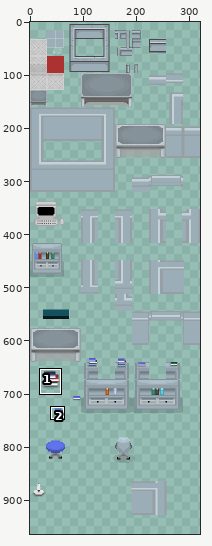
Sprite sheet -- assets/labTileset.png. Above: a wide view before the commit, with the close-up outlined.
Close-up. Old version:
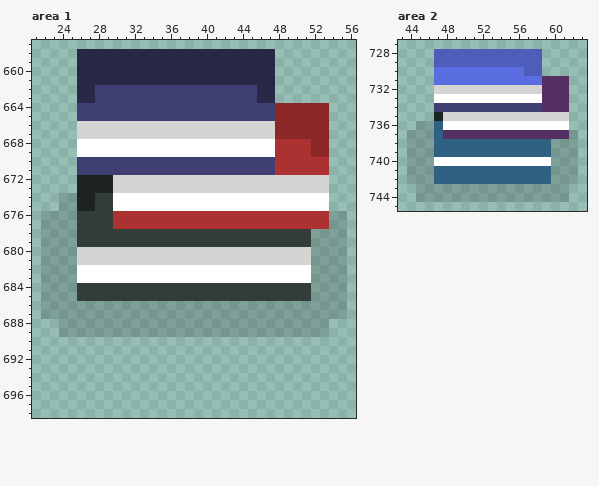
The file is 320x2000 pixels. Pixels under 10% opacity are left out. Colours within 5 levels of each other are drawn and written as one. Shown: area 1: x 21..56, y 657..698; area 2: x 43..63, y 727..745. The wide view leaves out empty margins. The commit also changed other parts of the picture, which this record leaves out.
After:
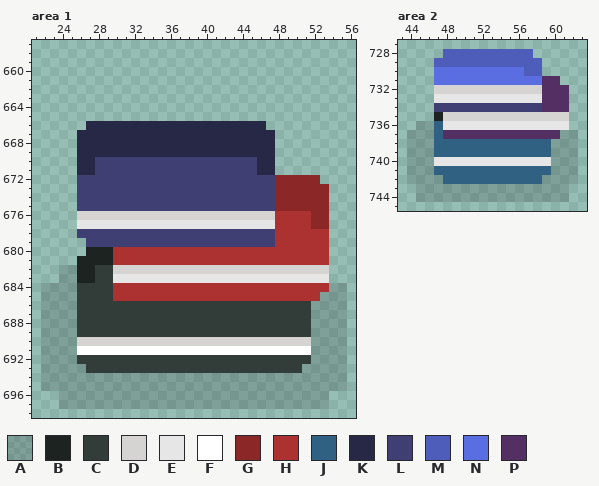
Palette (. is transparent): A #00000028  B #1d2321  C #323c39  D #d6d3d3  E #e6e6e6  F #ffffff  G #8b2727  H #ac3232  J #306082  K #272746  L #3f3f74  M #4e5db9  N #5b6ee1  P #542f63
Edits made:
--- area 1
@@ x 21..56 @@
 657 ....................................
-658 .....KKKKKKKKKKKKKKKKKKKKKK.........
-659 .....KKKKKKKKKKKKKKKKKKKKKK.........
-660 .....KKKKKKKKKKKKKKKKKKKKKK.........
-661 .....KKKKKKKKKKKKKKKKKKKKKK.........
-662 .....KKLLLLLLLLLLLLLLLLLLKK.........
-663 .....KKLLLLLLLLLLLLLLLLLLKK.........
-664 .....LLLLLLLLLLLLLLLLLLLLLLGGGGGG...
-665 .....LLLLLLLLLLLLLLLLLLLLLLGGGGGG...
-666 .....DDDDDDDDDDDDDDDDDDDDDDGGGGGG...
-667 .....DDDDDDDDDDDDDDDDDDDDDDGGGGGG...
-668 .....FFFFFFFFFFFFFFFFFFFFFFHHHHGG...
-669 .....FFFFFFFFFFFFFFFFFFFFFFHHHHGG...
-670 .....LLLLLLLLLLLLLLLLLLLLLLHHHHHH...
-671 .....LLLLLLLLLLLLLLLLLLLLLLHHHHHH...
-672 .....BBBBDDDDDDDDDDDDDDDDDDDDDDDD...
-673 .....BBBBDDDDDDDDDDDDDDDDDDDDDDDD...
-674 ...AABBCCFFFFFFFFFFFFFFFFFFFFFFFF...
-675 ...AABBCCFFFFFFFFFFFFFFFFFFFFFFFF...
-676 .AAAACCCCHHHHHHHHHHHHHHHHHHHHHHHHAA.
-677 .AAAACCCCHHHHHHHHHHHHHHHHHHHHHHHHAA.
-678 .AAAACCCCCCCCCCCCCCCCCCCCCCCCCCAAAA.
-679 .AAAACCCCCCCCCCCCCCCCCCCCCCCCCCAAAA.
-680 .AAAADDDDDDDDDDDDDDDDDDDDDDDDDDAAAA.
-681 .AAAADDDDDDDDDDDDDDDDDDDDDDDDDDAAAA.
-682 .AAAAFFFFFFFFFFFFFFFFFFFFFFFFFFAAAA.
-683 .AAAAFFFFFFFFFFFFFFFFFFFFFFFFFFAAAA.
-684 .AAAACCCCCCCCCCCCCCCCCCCCCCCCCCAAAA.
-685 .AAAACCCCCCCCCCCCCCCCCCCCCCCCCCAAAA.
-686 .AAAAAAAAAAAAAAAAAAAAAAAAAAAAAAAAAA.
-687 .AAAAAAAAAAAAAAAAAAAAAAAAAAAAAAAAAA.
-688 ...AAAAAAAAAAAAAAAAAAAAAAAAAAAAAA...
-689 ...AAAAAAAAAAAAAAAAAAAAAAAAAAAAAA...
-690 ....................................
-691 ....................................
-692 ....................................
-693 ....................................
-694 ....................................
-695 ....................................
-696 ....................................
-697 ....................................
+658 ....................................
+659 ....................................
+660 ....................................
+661 ....................................
+662 ....................................
+663 ....................................
+664 ....................................
+665 ....................................
+666 ......KKKKKKKKKKKKKKKKKKKK..........
+667 .....KKKKKKKKKKKKKKKKKKKKKK.........
+668 .....KKKKKKKKKKKKKKKKKKKKKK.........
+669 .....KKKKKKKKKKKKKKKKKKKKKK.........
+670 .....KKLLLLLLLLLLLLLLLLLLKK.........
+671 .....KKLLLLLLLLLLLLLLLLLLKK.........
+672 .....LLLLLLLLLLLLLLLLLLLLLLGGGGG....
+673 .....LLLLLLLLLLLLLLLLLLLLLLGGGGGG...
+674 .....LLLLLLLLLLLLLLLLLLLLLLGGGGGG...
+675 .....LLLLLLLLLLLLLLLLLLLLLLGGGGGG...
+676 .....DDDDDDDDDDDDDDDDDDDDDDHHHHGG...
+677 .....EEEEEEEEEEEEEEEEEEEEEEHHHHGG...
+678 .....LLLLLLLLLLLLLLLLLLLLLLHHHHHH...
+679 ......LLLLLLLLLLLLLLLLLLLLLHHHHHH...
+680 ......BBBHHHHHHHHHHHHHHHHHHHHHHHH...
+681 .....BBBBHHHHHHHHHHHHHHHHHHHHHHHH...
+682 ...AABBCCDDDDDDDDDDDDDDDDDDDDDDDD...
+683 ...AABBCCEEEEEEEEEEEEEEEEEEEEEEEE...
+684 .AAAACCCCHHHHHHHHHHHHHHHHHHHHHHHHAA.
+685 .AAAACCCCHHHHHHHHHHHHHHHHHHHHHHHAAA.
+686 .AAAACCCCCCCCCCCCCCCCCCCCCCCCCCAAAA.
+687 .AAAACCCCCCCCCCCCCCCCCCCCCCCCCCAAAA.
+688 .AAAACCCCCCCCCCCCCCCCCCCCCCCCCCAAAA.
+689 .AAAACCCCCCCCCCCCCCCCCCCCCCCCCCAAAA.
+690 .AAAADDDDDDDDDDDDDDDDDDDDDDDDDDAAAA.
+691 .AAAAFFFFFFFFFFFFFFFFFFFFFFFFFFAAAA.
+692 .AAAACCCCCCCCCCCCCCCCCCCCCCCCCCAAAA.
+693 .AAAAACCCCCCCCCCCCCCCCCCCCCCCCAAAAA.
+694 .AAAAAAAAAAAAAAAAAAAAAAAAAAAAAAAAAA.
+695 .AAAAAAAAAAAAAAAAAAAAAAAAAAAAAAAAAA.
+696 ...AAAAAAAAAAAAAAAAAAAAAAAAAAAAAA...
+697 ...AAAAAAAAAAAAAAAAAAAAAAAAAAAAAA...
 698 ....................................
--- area 2
@@ x 43..63 @@
 727 .....................
-728 ....MMMMMMMMMMMM.....
+728 .....MMMMMMMMMM......
 729 ....MMMMMMMMMMMM.....
 730 ....NNNNNNNNNNMM.....
-731 ....NNNNNNNNNNNNPPP..
+731 ....NNNNNNNNNNNNPP...
 732 ....DDDDDDDDDDDDPPP..
-733 ....FFFFFFFFFFFFPPP..
+733 ....EEEEEEEEEEEEPPP..
 734 ....LLLLLLLLLLLLPPP..
 735 ....BDDDDDDDDDDDDDD..
-736 ..AAJFFFFFFFFFFFFFF..
-737 .AAAJPPPPPPPPPPPPPPA.
+736 ..AAJEEEEEEEEEEEEEE..
+737 .AAAJPPPPPPPPPPPPPAA.
 738 .AAAJJJJJJJJJJJJJAAA.
 739 .AAAJJJJJJJJJJJJJAAA.
-740 .AAAFFFFFFFFFFFFFAAA.
+740 .AAAEEEEEEEEEEEEEAAA.
 741 .AAAJJJJJJJJJJJJJAAA.
-742 .AAAJJJJJJJJJJJJJAAA.
+742 .AAAAJJJJJJJJJJJAAAA.
 743 ..AAAAAAAAAAAAAAAAA..
